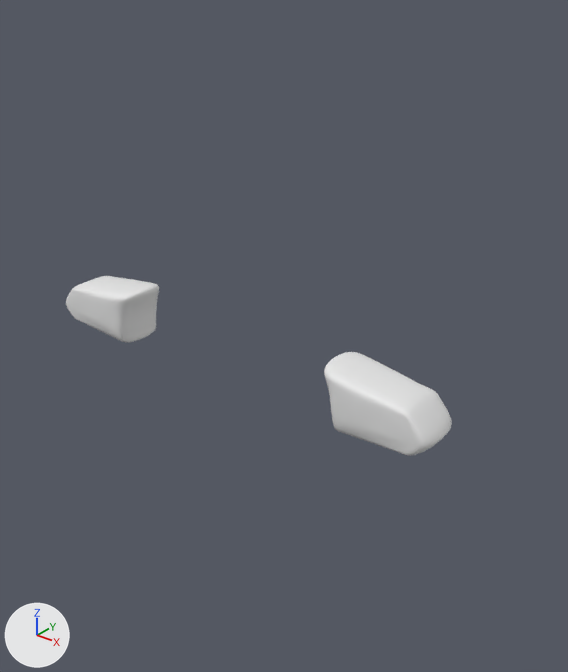
What one commit did to the Blender file volante.blend.
Camera for both pictures: a 50 mm camera at (2.48, -2.51, 1.85) aimed at (0.18, 0.35, 0.07). The axes (+X, +Y, +Z) are drawn at lower left. The lights are the same throughout.

The scene before the commit, as lines of its bpy script (objects in view):
```python
ob_circle = bpy.data.objects.new('Circle', me_circle)
ob_circle.location = (0.0, 0.0, 0.0)
ob_circle.rotation_euler = (1.571, 0.0, 0.0)  # degrees (90, 0, 0)
ob_circle.scale = (1.62, 1.54, 1.62)
ob_circle_001 = bpy.data.objects.new('Circle.001', me_circle_001)
ob_circle_001.location = (0.0, 0.0, 0.0)
ob_circle_001.rotation_euler = (1.571, 0.0, 0.0)  # degrees (90, 0, 0)
ob_circle_001.scale = (1.62, 1.54, 1.62)
ob_circle_002 = bpy.data.objects.new('Circle.002', me_circle_003)
ob_circle_002.location = (0.0, 0.0, 0.0)
ob_circle_002.rotation_euler = (1.571, 0.0, 0.0)  # degrees (90, 0, 0)
ob_circle_002.scale = (1.62, 1.54, 1.62)
ob_circle_003 = bpy.data.objects.new('Circle.003', me_circle_004)
ob_circle_003.location = (0.0, 0.0, 0.0)
ob_circle_003.rotation_euler = (1.571, 0.0, 0.0)  # degrees (90, 0, 0)
ob_circle_003.scale = (1.62, 1.54, 1.71)
ob_circle_004 = bpy.data.objects.new('Circle.004', me_circle_002)
ob_circle_004.location = (0.0, 0.0, 0.0)
ob_circle_004.rotation_euler = (1.571, 0.0, 0.0)  # degrees (90, 0, 0)
ob_circle_004.scale = (1.62, 1.54, 1.62)
```
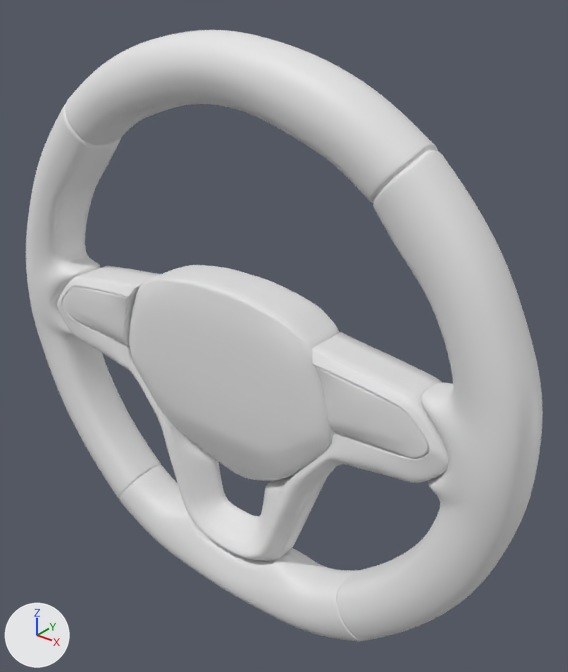
Commit message: Volante terminado

Boxes [x1, y1, x2, y2] around the edits, measured in the pictures (568 x 672 px):
'Circle', shown: after [26, 30, 543, 641]
'Circle.003', shown: after [129, 265, 339, 481]
'Circle.001', shown: after [57, 266, 449, 561]
'Circle.004', reshaped: before [66, 276, 452, 456]; after [63, 286, 429, 458]
'Circle.002', shown: after [169, 424, 301, 546]

What the commit changed:
me_circle_002 is used by ob_circle_004; location (0.0, 0.0, 0.0); rotation (1.571, 0.0, 0.0), in degrees (90, 0, 0); scale (1.62, 1.54, 1.62).
me_circle_002 had 144 vertices, 142 faces and spanned x 0.38..0.758, y -0.105..0.124, z -0.187..0.0.
me_circle_002 now has 296 vertices, 294 faces and spans x 0.38..0.757, y -0.105..0.124, z -0.187..0.0.
Part 1, on me_circle_002:
12 vertices are removed from x 0.433..0.758, y -0.069..-0.003, z -0.187..-0.006.
86 faces are deleted.
5 vertices in x 0.534..0.63, y -0.001, z -0.171..0.0 move by (0.0, 0.006, 0.0).
4 vertices in x 0.463..0.534, y -0.062..-0.002, z -0.184..-0.007 move by (0.0, 0.007, 0.0).
3 vertices in x 0.59..0.63, y -0.057..-0.056, z -0.171..-0.012 move by (0.0, 0.003, 0.0).
10 vertices move from x 0.422..0.722, y -0.062..-0.001, z -0.187..-0.006 to x 0.42..0.72, y -0.055..0.005, z -0.187..-0.006.
136 vertices are added at x 0.38..0.757, y -0.105..0.124, z -0.187..-0.006.
9 new vertices lie (0.0, 0.0, 0.031) away from vertices in x 0.629..0.746, y -0.064..0.095, z -0.168..-0.167.
8 new vertices lie (0.0, 0.0, -0.038) away from vertices in x 0.629..0.744, y -0.064..0.095, z -0.011..-0.007.
6 new vertices lie (0.0, 0.0, 0.033) away from vertices in x 0.396..0.534, y -0.042..0.107, z -0.187..-0.177.
5 new vertices lie (0.0, 0.0, -0.041) away from vertices in x 0.396..0.534, y -0.042..0.107, z -0.017..-0.007.
238 new faces join them.
Object 'Circle' (ob_circle) is now shown.
Object 'Circle.001' (ob_circle_001) is now shown.
Object 'Circle.002' (ob_circle_002) is now shown.
Object 'Circle.003' (ob_circle_003) is now shown.
